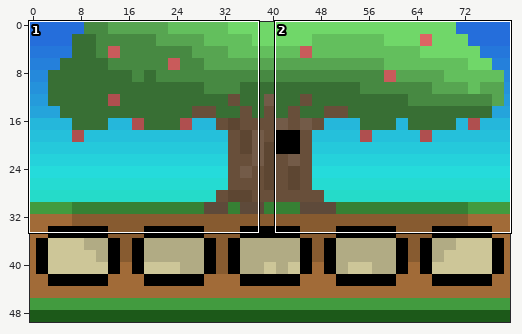
A animated GIF sprite gets an edit: img/sprites/Background_Tiles/Appletree.gif. The picture above shows the old version from afar; the outline marks the close-up.
Close-up. Before:
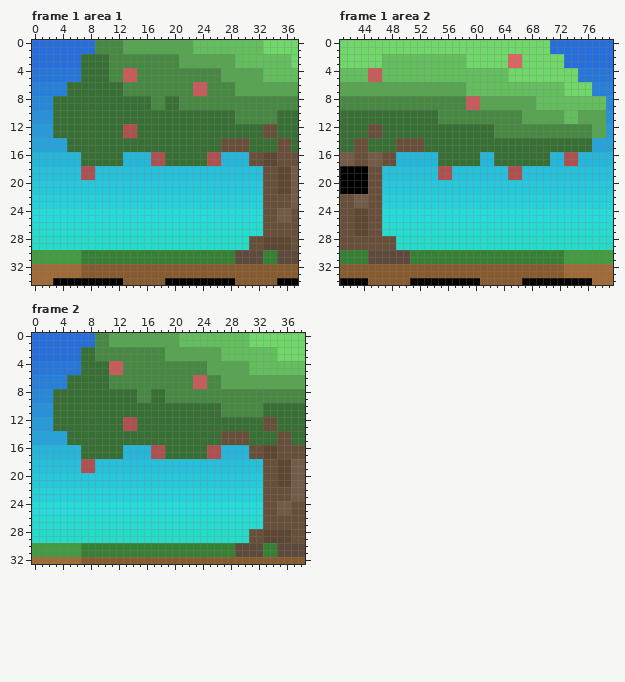
The file is 480x300 pixels, drawn in blocks of 6x6; one block is one cell here. Shown: frame 1 area 1: x 0..37, y 0..34; frame 1 area 2: x 41..79, y 0..34; frame 2: x 0..38, y 0..32. The commit also changed other frames or places, which this record leaves out.
Now the later version:
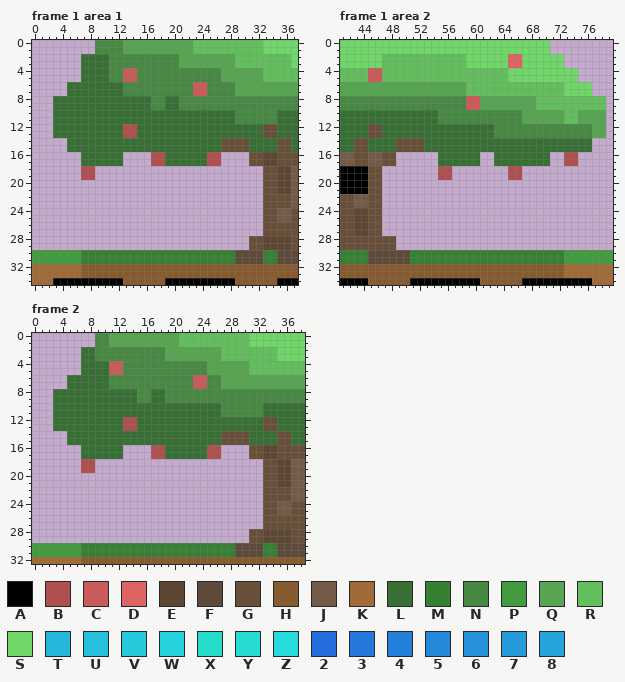
Palette (. is transparent): A #000000  B #af4f4f  C #c95b5b  D #de6464  E #5d4632  F #5e4a3a  G #684f3a  H #875b30  J #735b48  K #a16b38  L #386f34  M #368034  N #478942  P #429b3f  Q #57a551  R #63bf5d  S #70d769  T #25b7db  U #25c0db  V #25c9db  W #25d2db  X #25dbc9  Y #25dbd2  Z #25dbdb  2 #256edb  3 #2577db  4 #2580db  5 #2589db  6 #2592db  7 #259bdb  8 #25a4db
Difference:
Frame 1 area 1:
The author cleared colour 2 in rows 0 to 1 at x 0 to 8; in rows 2 to 3 at x 0 to 6.
The author cleared colour 3 in rows 4 to 5 at x 0 to 6.
The author cleared colour 4 in rows 6 to 7 at x 0 to 4.
The author cleared colour 5 in rows 8 to 9 at x 0 to 2.
The author cleared colour 6 in rows 10 to 11 at x 0 to 2.
The author cleared colour 7 in rows 12 to 13 at x 0 to 2.
The author cleared colour 8 in rows 14 to 15 at x 0 to 4.
The author cleared colour T in rows 16 to 17 at x 0 to 6, 13 to 16 and 27 to 30.
The author cleared colour U in rows 18 to 19 at x 0 to 6 and 9 to 32.
The author cleared colour V in rows 20 to 21 at x 0 to 32.
The author cleared colour W in rows 22 to 23 at x 0 to 32.
The author cleared colour X in rows 28 to 29 at x 0 to 30.
The author cleared colour Y in rows 26 to 27 at x 0 to 32.
The author cleared colour Z in rows 24 to 25 at x 0 to 32.
Frame 1 area 2:
The author cleared colour 2 in rows 0 to 1 at x 71 to 79; in rows 2 to 3 at x 73 to 79.
The author cleared colour 3 in rows 4 to 5 at x 75 to 79.
The author cleared colour 4 in rows 6 to 7 at x 77 to 79.
The author cleared colour 5 in rows 8 to 9 at x 79.
The author cleared colour 6 in rows 10 to 11 at x 79.
The author cleared colour 7 in rows 12 to 13 at x 79.
The author cleared colour 8 in rows 14 to 15 at x 77 to 79.
The author cleared colour T in rows 16 to 17 at x 49 to 54, 61 to 62, 71 to 72 and 75 to 79.
The author cleared colour U in rows 18 to 19 at x 47 to 54, 57 to 64 and 67 to 79.
The author cleared colour V in rows 20 to 21 at x 47 to 79.
The author cleared colour W in rows 22 to 23 at x 47 to 79.
The author cleared colour X in rows 28 to 29 at x 49 to 79.
The author cleared colour Y in rows 26 to 27 at x 47 to 79.
The author cleared colour Z in rows 24 to 25 at x 47 to 79.
Frame 2: the same change as frame 1 area 1
